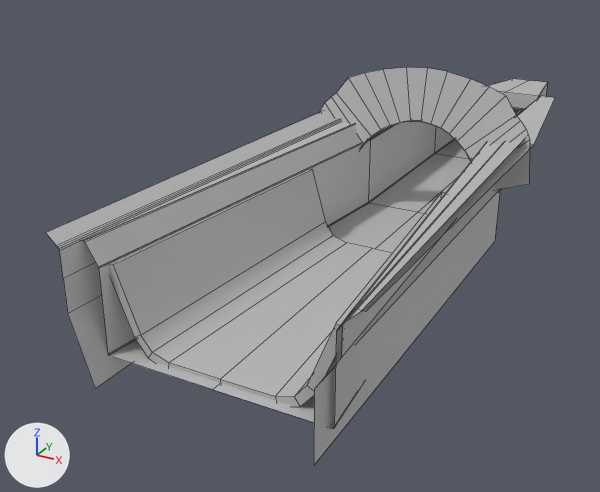
A saved change to the FBX model Assets/[Project]/Art/Meshes/Lotus1970/Update_1/Cockpit.fbx.
Before and after are seen from a camera (50 mm lens) standing at (0.00574, -0.01163, 0.0051) and looking at (-0.00173, 0.00194, -0.00169). The axes (+X, +Y, +Z) are drawn at lower left. The lights are the same throughout. Mesh edges are drawn as thin lines. Where no turn or scale is listed for an object, it has been applied to the vertices.

The scene before the commit, as lines of its bpy script (objects in view):
```python
me_mesh = bpy.data.meshes.new('Mesh')
me_mesh.from_pydata(...)  # 79 vertices, 58 faces; spans x -0.0022..0.0022, y -0.0037..0.0126, z -0.0013..0.0005
me_mesh.materials.append(mat_lambert1)  # grey #bcbcbc
me_mesh_002 = bpy.data.meshes.new('Mesh.002')
me_mesh_002.from_pydata(...)  # 95 vertices, 72 faces; spans x -0.00236..0.00236, y -0.00028..0.00028, z -0.00096..0.00132
me_mesh_002.materials.append(mat_lambert1)  # grey #bcbcbc
me_mesh_003 = bpy.data.meshes.new('Mesh.003')
me_mesh_003.from_pydata(...)  # 36 vertices, 26 faces; spans x -0.00193..0.00193, y -0.0035..0.00165, z -0.00143..0.0001
me_mesh_003.materials.append(mat_lambert1)  # grey #bcbcbc
ob_cockpitinside = bpy.data.objects.new('CockpitInside', me_mesh)
ob_cockpitinside.location = (0.0, 0.0, 0.0)
ob_dashboard = bpy.data.objects.new('Dashboard', me_mesh_002)
ob_dashboard.location = (0.0, 0.00379, 0.0004)
ob_stoeldoek = bpy.data.objects.new('StoelDoek', me_mesh_003)
ob_stoeldoek.location = (0.0, 0.0, 0.0)
# also in view: 'polySurface35' at (0.0, -0.00006, -0.00048)
```
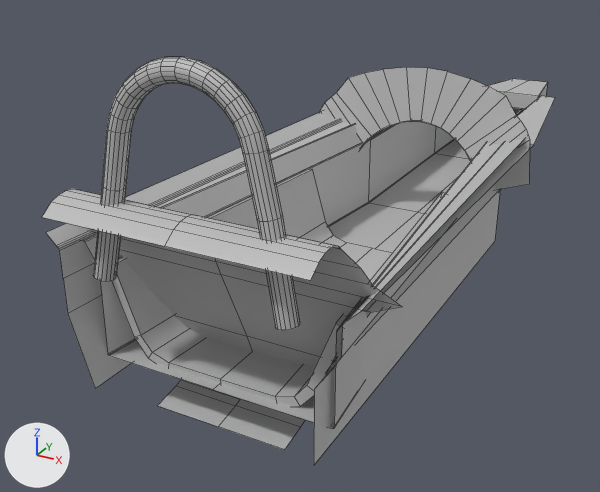
Pixel boxes (x1, y1, x2, y2) of what changed, in the pictures (600 x 492 px):
'polySurface37', added: after (42, 189, 402, 450)
'Rolbar', added: after (93, 57, 300, 330)
'StoelDoek', unchanged, covered by the edit: before (109, 170, 445, 407); after (112, 170, 445, 407)

Diff of the bpy script that builds the scene:
```diff
--- a/Assets/[Project]/Art/Meshes/Lotus1970/Update_1/Cockpit.fbx.py
+++ b/Assets/[Project]/Art/Meshes/Lotus1970/Update_1/Cockpit.fbx.py
@@ me_mesh_1 @@
+me_mesh_1.from_pydata(...)  # 304 vertices, 290 faces; spans x -0.00156..0.00156, y -0.00023..0.00017, z -0.00218..0.00088
+me_mesh_1.materials.append(mat_lambert1)  # grey #bcbcbc
@@ me_mesh_001_1 @@
+me_mesh_001_1.from_pydata(...)  # 63 vertices, 40 faces; spans x -0.00263..0.00261, y -0.00095..0.00098, z -0.00297..0.00038
+me_mesh_001_1.materials.append(mat_lambert1)  # grey #bcbcbc
@@ ob_rolbar @@
+ob_rolbar = bpy.data.objects.new('Rolbar', me_mesh_1)
+ob_rolbar.location = (0.0, -0.00399, 0.0024)
@@ ob_polysurface37 @@
+ob_polysurface37 = bpy.data.objects.new('polySurface37', me_mesh_001_1)
+ob_polysurface37.location = (0.0, -0.00355, 0.00097)
```
